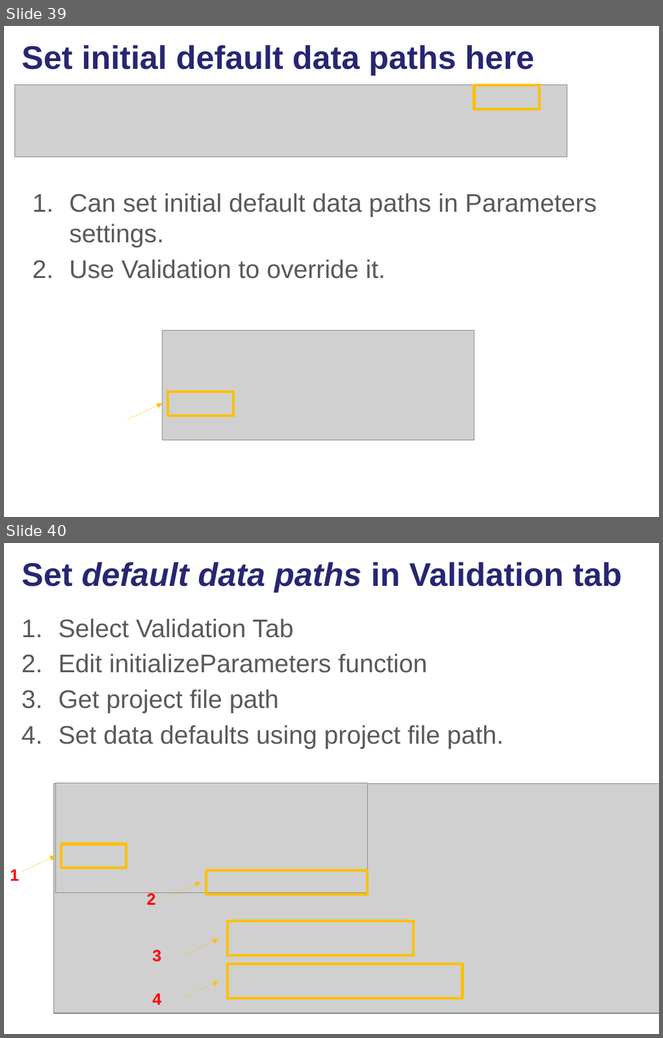
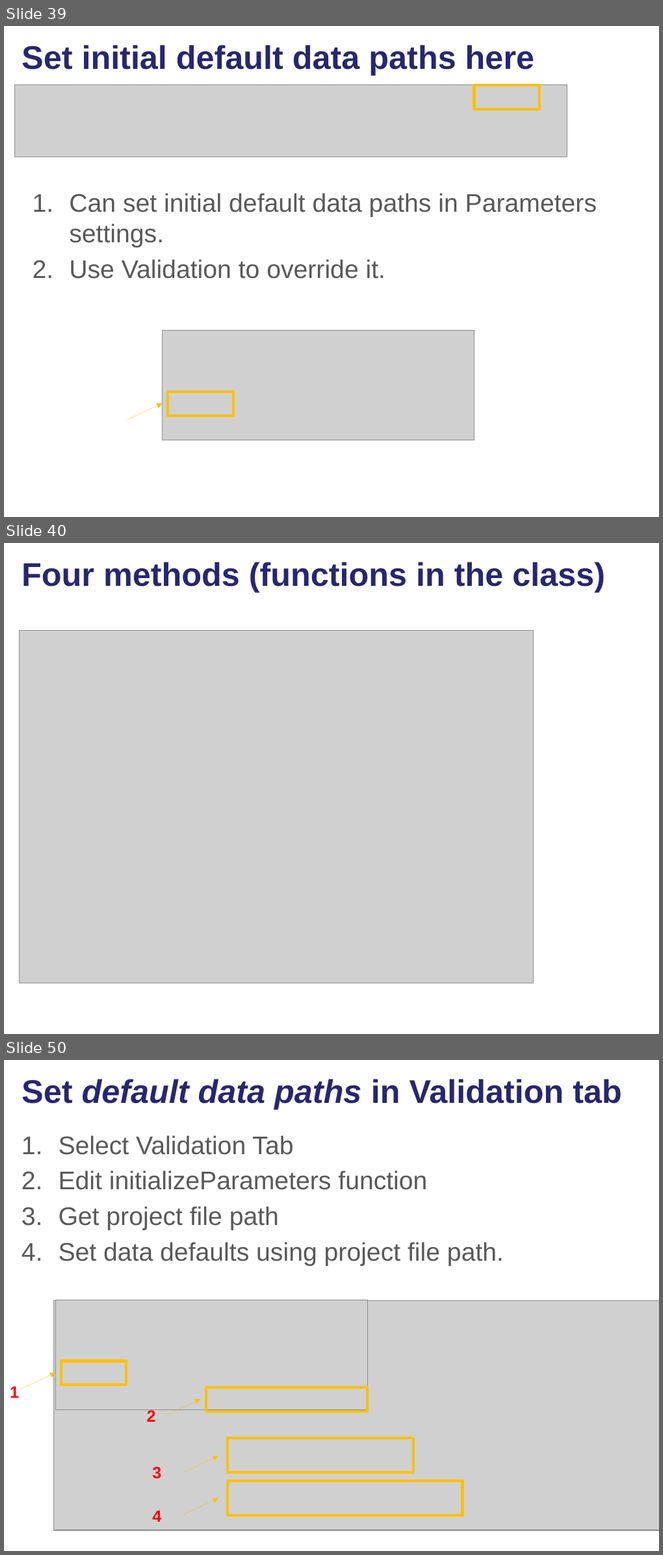
Before and after one commit to lgtateos/gis540, a slide deck: slides/scriptToolParameters.pptx. Shown one above the other, each under a label of ours: slides 39 and 40 before the commit, slides 39, 40 and 50 after it; the slides between them are not shown. The pictures are 663x1038 and 663x1555 pixels, drawn with LibreOffice and Linux fonts; fonts in the diff are those of the drawing; grey boxes stand for pictures. Boxes give left, top, right and bottom in pixels: in the first picture for what was removed or moved away, otherwise in the second. Text is boxed around its words. In the diff, an @@ line names an element or a change of style, - is before the commit and + after.

```diff
--- a/slides/scriptToolParameters.pptx
+++ b/slides/scriptToolParameters.pptx
@@ slide 40 added at box(4, 543, 659, 1034), background #FFFFFF @@
@@ title added at box(22, 562, 605, 592), 36 pt, text #262673, bold @@
+Four methods (functions in the class)
@@ picture added at box(20, 630, 534, 982) @@
@@ what was slide 40 is now slide 50 @@
```
Also in this commit, not shown: 13 other slides added.
